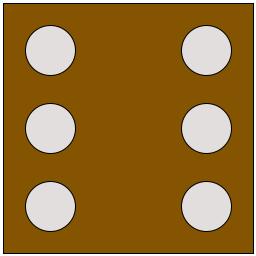
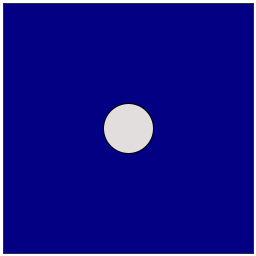
The second 256 x 256 image is a revision of the first. Changes to its layers:
hid "Elipse 3" over [181, 25, 232, 76]
hid "Elipse 7" over [181, 103, 232, 154]
hid "Elipse 6" over [25, 103, 76, 154]
hid "Elipse 5" over [181, 181, 232, 232]
hid "Elipse 4" over [25, 25, 76, 76]
hid "Elipse 2" over [25, 181, 76, 232]
showed "Elipse 1" over [103, 103, 154, 154]
painted on "Rectángulo 1" over [3, 3, 254, 254]
